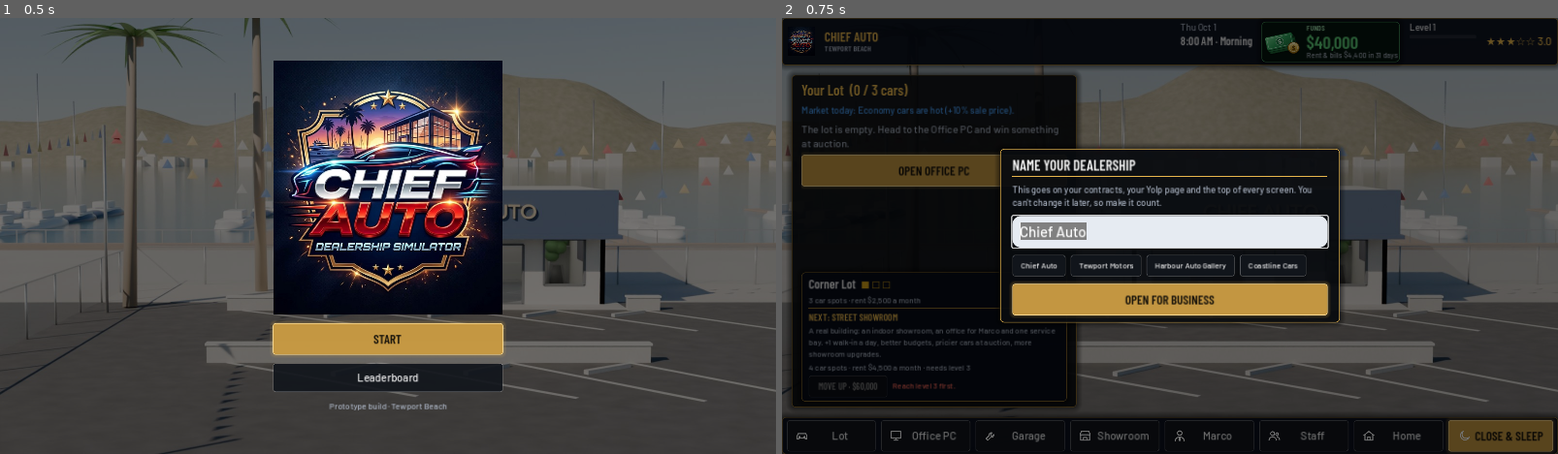
Above: before the commit, frames 1-2 (left to right).
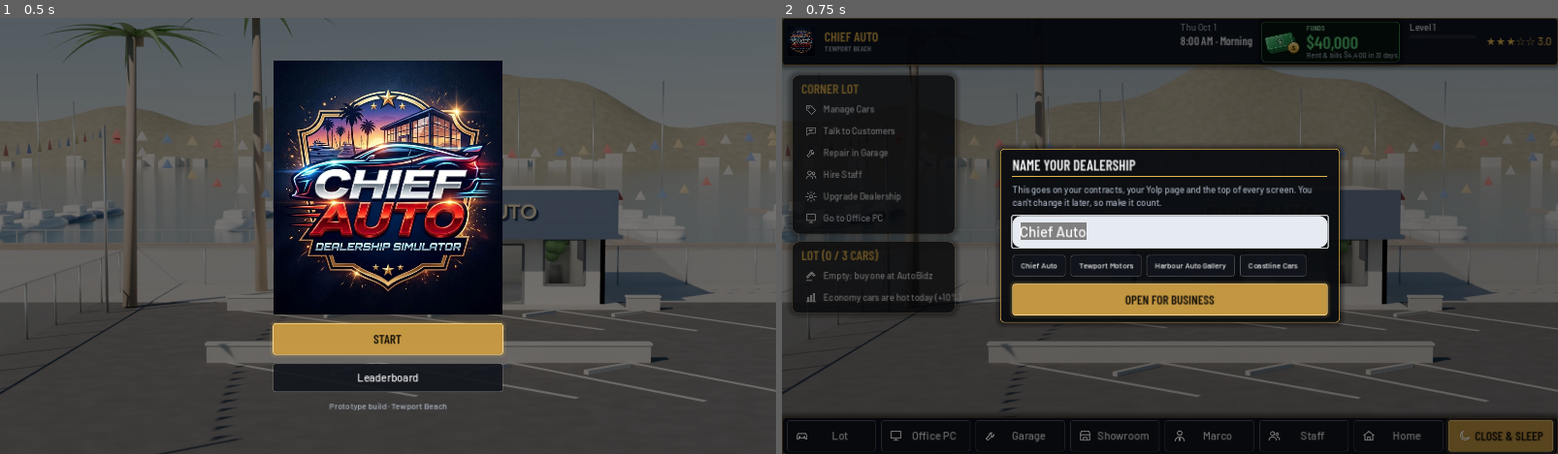
Above: after the commit, the same moments.

Repository: faisaldayes1-web/chief-auto
Game: Godot game, scene res://scenes/main.tscn
Two runs of this game, one before a commit and one after it. Both use one fixed random seed, a clock stepped at 60 frames per second and the inputs below.
Inputs:
- Up to frame 1 (0.5 s): no input
- Up to frame 2 (0.75 s): click "START" at 0.5 s

Frame 1 is identical in both runs. In frame 2, 16% of the frame differs, in the area x 1-39%, y 12-90%.

Commit message:
Rebuild lot and home UI: compact icon menus, lot summary, car context menu, manage/upgrade popups
Co-Authored-By: Claude Opus 5.5 (1M context) <noreply@anthropic.com>
Claude-Session: https://claude.ai/code/session_01NPxWDMmDr35mH1YXpri3Ec

Diff:
--- a/scripts/main.gd
+++ b/scripts/main.gd
@@ -439,29 +439,166 @@
 
 func _screen_lot() -> void:
 	set_bg("lot", 0.0)
-	var h := UI.hbox(16)
-	content.add_child(h)
-	var side := UI.panel()
-	side.custom_minimum_size = Vector2(470, 0)
-	side.size_flags_vertical = Control.SIZE_EXPAND_FILL
-	h.add_child(side)
+	var yard := Control.new()
+	yard.mouse_filter = Control.MOUSE_FILTER_PASS
+	content.add_child(yard)
+	var col := UI.vbox(12)
+	col.mouse_filter = Control.MOUSE_FILTER_IGNORE
+	content.add_child(col)
+	var menu := _menu_panel(Game.dealership_info().name.to_upper(), [
+		["tag", "Manage Cars", _manage_cars_popup],
+		["chat", "Talk to Customers", show_screen.bind("showroom")],
+		["garage", "Repair in Garage", show_screen.bind("garage")],
+		["staff", "Hire Staff", show_screen.bind("staff")],
+		["upgrades", "Upgrade Dealership", _upgrade_popup],
+		["pc", "Go to Office PC", show_screen.bind("pc")],
+	])
+	col.add_child(menu)
+	col.add_child(_lot_summary())
+	_park_cars(yard)
+
+
+## A compact menu like the reference HUD: gold title, then icon rows that act as buttons.
+func _menu_panel(title: String, rows: Array, w := 270) -> PanelContainer:
+	var p := _glass_panel()
+	p.custom_minimum_size = Vector2(w, 0)
+	p.size_flags_horizontal = Control.SIZE_SHRINK_BEGIN
+	p.size_flags_vertical = Control.SIZE_SHRINK_BEGIN
+	var v := UI.vbox(2)
+	p.add_child(v)
+	v.add_child(UI.label(title, 20, UI.GOLD, true))
+	for r in rows:
+		v.add_child(_menu_row(r[0], r[1], r[2], r[3] if r.size() > 3 else ""))
+	return p
+
+
+func _menu_row(icon: String, text: String, cb: Variant, right := "") -> Control:
+	var b := Button.new()
+	b.focus_mode = Control.FOCUS_NONE
+	b.custom_minimum_size = Vector2(0, 34)
+	b.add_theme_stylebox_override("normal", UI.box(Color.TRANSPARENT, Color.TRANSPARENT, 4, 0, 6))
+	b.add_theme_stylebox_override("hover", UI.box(Color(UI.GOLD, 0.16), Color(UI.GOLD, 0.5), 4, 1, 6))
+	b.add_theme_stylebox_override("pressed", UI.box(Color(UI.GOLD, 0.3), UI.GOLD, 4, 1, 6))
+	b.add_theme_stylebox_override("disabled", UI.box(Color.TRANSPARENT, Color.TRANSPARENT, 4, 0, 6))
+	if cb is Callable:
+		b.pressed.connect(cb)
+	else:
+		b.mouse_filter = Control.MOUSE_FILTER_IGNORE
+	var r := UI.hbox(10)
+	r.set_anchors_and_offsets_preset(Control.PRESET_FULL_RECT)
+	r.offset_left = 6
+	r.offset_right = -8
+	r.mouse_filter = Control.MOUSE_FILTER_IGNORE
+	b.add_child(r)
+	var ic := _icon(icon, 20, UI.TEXT)
+	ic.size_flags_vertical = Control.SIZE_SHRINK_CENTER
+	r.add_child(ic)
+	var l := UI.label(text, 15, UI.TEXT)
+	l.size_flags_vertical = Control.SIZE_SHRINK_CENTER
+	l.size_flags_horizontal = Control.SIZE_EXPAND_FILL
+	r.add_child(l)
+	if right != "":
+		var rl := UI.label(right, 15, UI.TEXT)
+		rl.size_flags_vertical = Control.SIZE_SHRINK_CENTER
+		r.add_child(rl)
+	return b
+
+
+## "LOT (3 / 7 CARS)": what's parked, by class, and what it's worth.
+func _lot_summary() -> PanelContainer:
+	var rows := []
+	var counts := {}
+	var total := 0
+	for car in Game.cars:
+		counts[car.cls] = counts.get(car.cls, 0) + 1
+		total += int(car.get("sticker", Game.sale_value(car)))
+	for c in ["economy", "suv", "truck", "sport", "exotic"]:
+		if counts.has(c):
+			rows.append(["truck" if c in ["truck", "suv"] else "car_side", _class_name(c), null, str(counts[c])])
+	if Game.cars.is_empty():
+		rows.append(["gavel", "Empty: buy one at AutoBidz", show_screen.bind("pc")])
+	else:
+		rows.append(["money", "Total sticker value", null, Game.money_str(total)])
+	var hot := _class_name(Game.hot_class)
+	rows.append(["insights", "%s are hot today (+10%%)" % hot, null])
+	return _menu_panel("LOT (%d / %d CARS)" % [Game.cars.size(), Game.lot_capacity()], rows)
+
+
+func _manage_cars_popup() -> void:
+	var c := _modal()
+	c.custom_minimum_size = Vector2(560, 0)
 	var v := UI.vbox(10)
-	side.add_child(v)
-	v.add_child(UI.label("Your Lot  (%d / %d cars)" % [Game.cars.size(), Game.lot_capacity()], 22, UI.GOLD, true))
-	v.add_child(UI.para("Market today: %s are hot (+10%% sale price)." % _class_name(Game.hot_class), 15, UI.BLUE))
+	c.add_child(v)
+	var top := UI.hbox(8)
+	top.add_child(_icon("tag", 26))
+	top.add_child(UI.label("MANAGE CARS  (%d / %d)" % [Game.cars.size(), Game.lot_capacity()], 24, UI.GOLD, true))
+	v.add_child(top)
 	var list := UI.vbox(8)
-	v.add_child(UI.scroll(list))
+	var sc := UI.scroll(list)
+	sc.custom_minimum_size = Vector2(0, min(420, max(1, Game.cars.size()) * 112))
+	v.add_child(sc)
 	if Game.cars.is_empty():
-		list.add_child(UI.para("The lot is empty. Head to the Office PC and win something at auction.", 17, UI.MUTED))
-		list.add_child(UI.gold_button("Open Office PC", show_screen.bind("pc")))
+		list.add_child(UI.para("The lot is empty. Win something at AutoBidz on the Office PC.", 16, UI.MUTED))
 	for car in Game.cars:
 		list.add_child(_car_card(car))
+	v.add_child(UI.button("Close", _close_overlay, 0, 42))
+
+
+func _upgrade_popup() -> void:
+	var c := _modal()
+	c.custom_minimum_size = Vector2(480, 0)
+	var v := UI.vbox(10)
+	c.add_child(v)
+	var top := UI.hbox(8)
+	top.add_child(_icon("upgrades", 26))
+	top.add_child(UI.label("UPGRADE DEALERSHIP", 24, UI.GOLD, true))
+	v.add_child(top)
 	v.add_child(_dealership_card(false))
-	var yard := Control.new()
-	yard.size_flags_horizontal = Control.SIZE_EXPAND_FILL
-	yard.mouse_filter = Control.MOUSE_FILTER_PASS
-	h.add_child(yard)
-	_park_cars(yard)
+	v.add_child(UI.button("Close", _close_overlay, 0, 42))
+
+
+## Small menu by a parked car: inspect in the garage, details, or set the sticker.
+func _car_menu(car: Dictionary, at: Vector2) -> void:
+	UI.clear(overlay)
+	overlay.mouse_filter = Control.MOUSE_FILTER_STOP
+	var catcher := Button.new()
+	catcher.flat = true
+	catcher.focus_mode = Control.FOCUS_NONE
+	catcher.set_anchors_preset(Control.PRESET_FULL_RECT)
+	for st in ["normal", "hover", "pressed"]:
+		catcher.add_theme_stylebox_override(st, StyleBoxEmpty.new())
+	catcher.pressed.connect(_close_overlay)
+	overlay.add_child(catcher)
+	var p := _menu_panel("%d %s" % [car.year, car.model], [
+		["garage", "Inspect & repair", func():
+			_close_overlay()
+			selected_car_id = car.id
+			show_screen("garage")],
+		["info", "View details", func():
+			_close_overlay()
+			_car_details(car)],
+		["tag", "Set price", func():
+			_close_overlay()
+			_price_popup(car), Game.money_str(car.get("sticker", 0))],
+	], 250)
+	overlay.add_child(p)
+	p.reset_size()
+	var vs := get_viewport_rect().size
+	p.position = Vector2(clamp(at.x + 12, 8, vs.x - 262), clamp(at.y - 40, 80, vs.y - 260))
+
+
+func _car_details(car: Dictionary) -> void:
+	var c := _modal()
+	var v := UI.vbox(8)
+	c.add_child(v)
+	v.add_child(UI.label("%d %s" % [car.year, car.model], 24, UI.GOLD, true))
+	v.add_child(_car_art(car, Vector2(420, 170)))
+	var cond := Game.condition(car)
+	_icon_stat(v, "garage", "Condition", "%d%%" % cond, cond)
+	v.add_child(UI.label("%s · %s mi" % [_class_name(car.cls), _num(car.miles)], 15, UI.MUTED))
+	v.add_child(UI.label("Paid %s · Repairs %s · Sticker %s" % [Game.money_str(car.paid), Game.money_str(car.spent), Game.money_str(car.get("sticker", 0))], 15, UI.TEXT))
+	v.add_child(UI.label("Marco's fair price: %s" % Game.money_str(Game.sale_value(car)), 15, UI.BLUE))
+	v.add_child(UI.button("Close", _close_overlay, 0, 42))
 
 
 ## The cars you own, parked nose-out in the stalls painted on the lot render, with yellow price stickers on the
@@ -479,8 +616,8 @@
 		b.add_theme_stylebox_override("normal", StyleBoxEmpty.new())
 		b.add_theme_stylebox_override("hover", StyleBoxEmpty.new())
 		b.add_theme_stylebox_override("pressed", StyleBoxEmpty.new())
-		b.pressed.connect(_price_popup.bind(car))
-		b.tooltip_text = "%d %s · click to set the price" % [car.year, car.model]
+		b.pressed.connect(func(): _car_menu(car, b.get_global_mouse_position()))
+		b.tooltip_text = "%d %s · click for options" % [car.year, car.model]
 		var art := CarArt.new()
 		art.quarter = true
 		art.set_car(car)
@@ -3453,8 +3590,13 @@
 		bg.modulate = Color(0.3, 0.36, 0.6)
 	var h := UI.hbox(16)
 	content.add_child(h)
+	var rows := [["sleep", "Sleep (end the day)", _wake_up if sleeping else _close_for_night],
+		["pc", "Computer (Office PC)", show_screen.bind("pc")],
+		["lot", "Go to the dealership", show_screen.bind("lot")],
+		["marco", "Call Marco", func(): play_dialogue(_marco_tips(), func(): pass)]]
+	h.add_child(_menu_panel(Game.apartment_info().name.to_upper(), rows))
 	h.add_child(UI.spacer())
-	var p := UI.panel(Color(0.03, 0.05, 0.1, 0.82), UI.GOLD_DIM, 18)
+	var p := _glass_panel()
 	p.custom_minimum_size = Vector2(430, 0)
 	p.size_flags_vertical = Control.SIZE_SHRINK_END
 	h.add_child(p)
